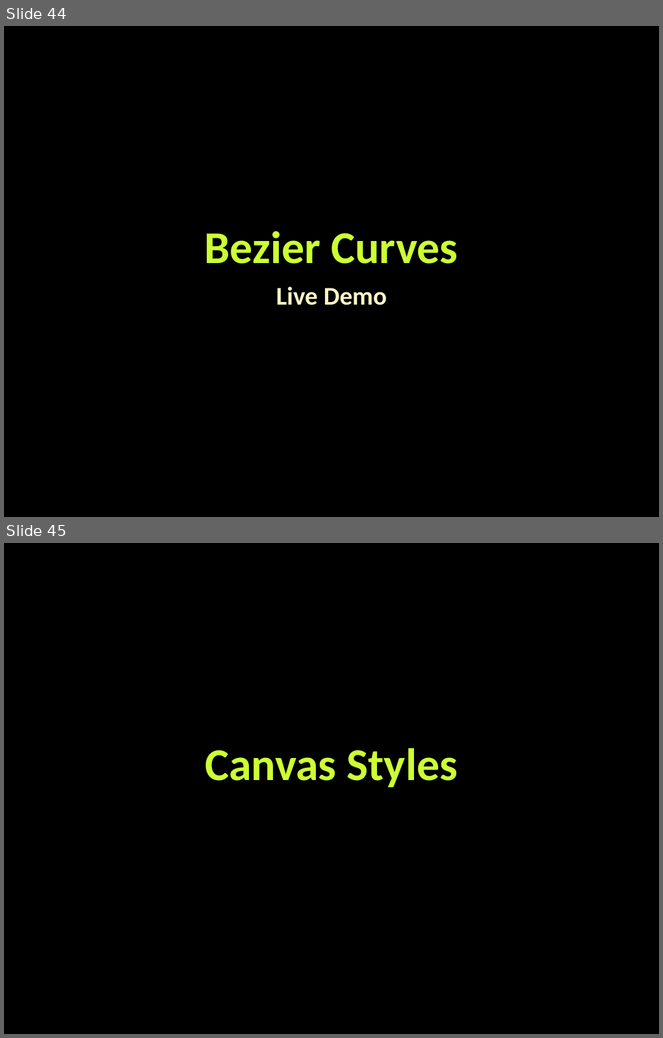
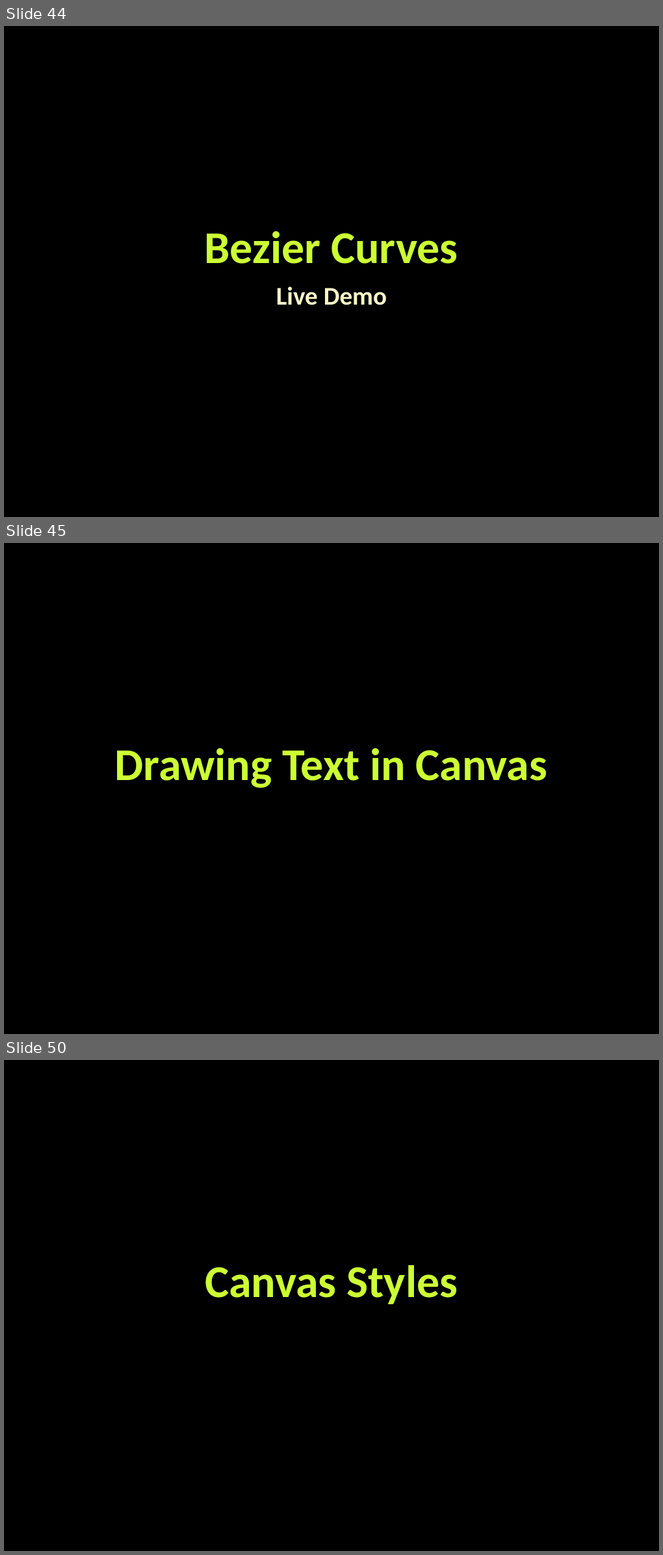
Before and after one commit to StefanSinapov/TelerikAcademy, a slide deck: 8. JavaScript UI & DOM/Lectures/02. Canvas.pptx. Shown one above the other, each under a label of ours: slides 44 and 45 before the commit, slides 44, 45 and 50 after it; the slides between them are not shown. The pictures are 663x1038 and 663x1555 pixels, drawn with LibreOffice and Linux fonts; fonts in the diff are those of the drawing; background and template pictures are left out. Boxes give left, top, right and bottom in pixels: in the first picture for what was removed or moved away, otherwise in the second. Text is boxed around its words. In the diff, an @@ line names an element or a change of style, - is before the commit and + after.

```diff
--- a/8. JavaScript UI & DOM/Lectures/02. Canvas.pptx
+++ b/8. JavaScript UI & DOM/Lectures/02. Canvas.pptx
@@ slide 45 added at <box>4,543,659,1034</box>, background picture (left out) @@
@@ title added at <box>115,748,548,788</box>, 50 pt, text #CCFF33, bold @@
+Drawing Text in Canvas
@@ what was slide 45 is now slide 50 @@
```
Also in this commit, not shown: 9 slides changed, 4 other slides added, 6 other files.
